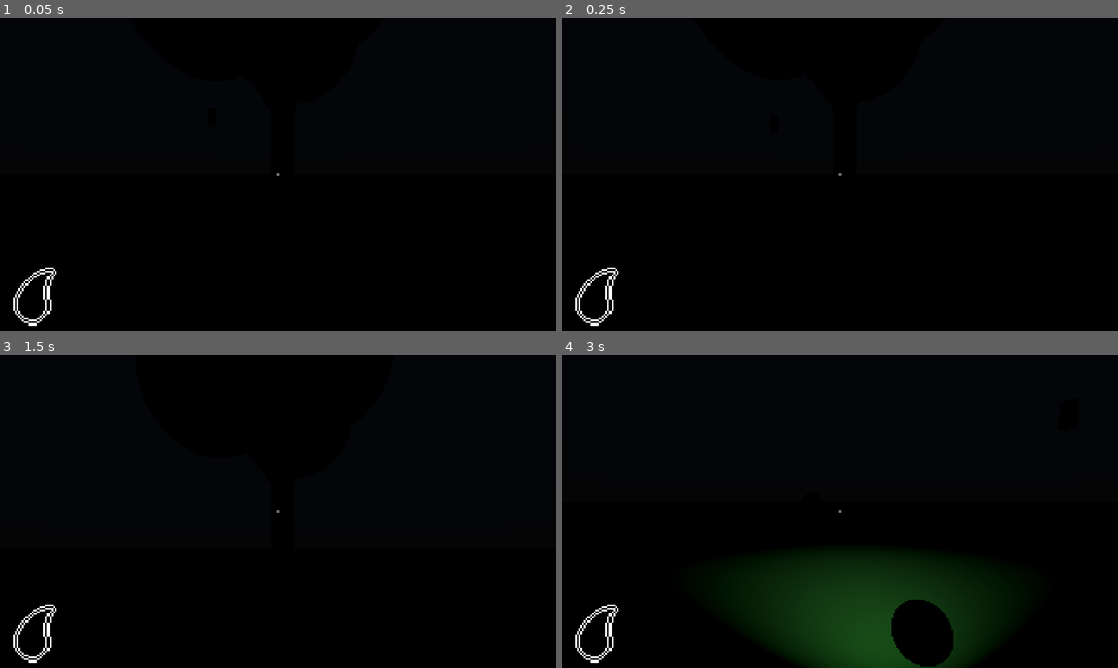
Above: before the commit, frames 1-4 (two rows, left to right).
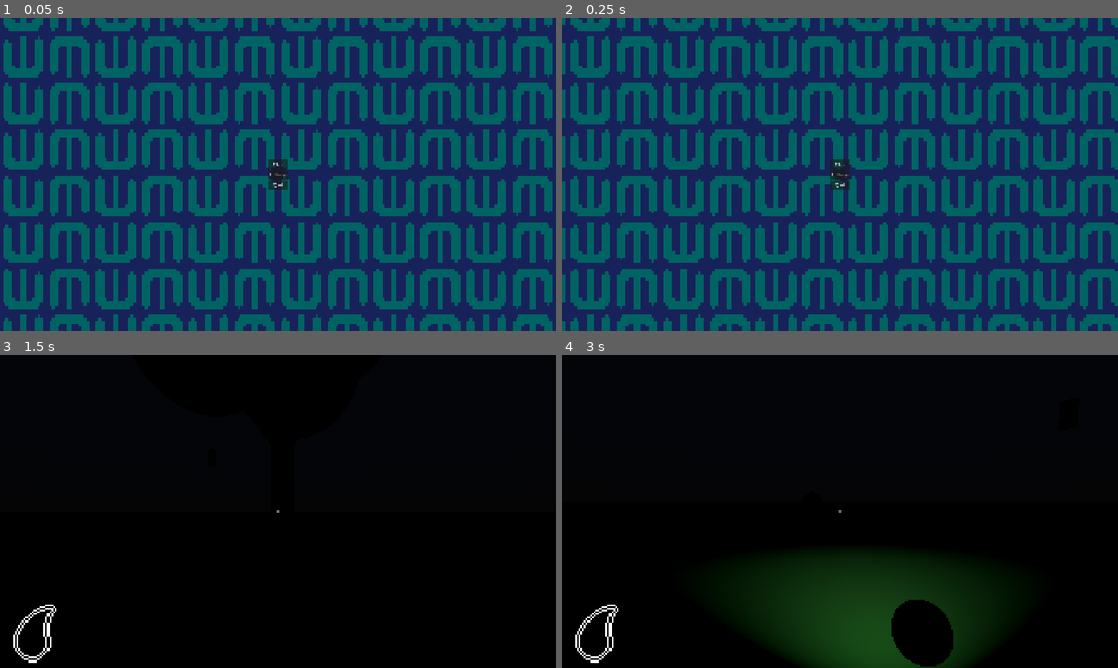
Above: after the commit, the same moments.

Repository: mugrilo18/Need-more
Game: Godot game, scene res://Scenes/UI/ui_manager.tscn
Same seed, same stepped clock (60 frames per second), same inputs: the game is played once before the commit and once after it. Before the commit the project starts from res://Scenes/Components/World/world.tscn.
Inputs (mouse positions are in pixels of both pictures, inside the frame that each line leads up to):
- Up to frame 1 (0.05 s): no input
- Up to frame 2 (0.25 s): no input
- Up to frame 3 (1.5 s): click (278, 511) at 0.5 s, where only the run after the commit has a clickable "Settings"; click (278, 502) at 1.25 s, where only the run after the commit has a clickable "Play"
- Up to frame 4 (3 s): tap Enter at 2 s; move the mouse to (867, 511) at 2.02 s; hold W (move_up) from 2.03 s (still down); tap E (interact) at 2.1 s; tap Space (jump) at 2.27 s; tap R (restart) at 2.75 s; move the mouse to (812, 511) at 2.77 s; tap F (lantern) at 2.85 s

The runs differ from the first frame. In frame 1, 100% of the frame differs, in the area x 0-100%, y 0-100%; in frame 2, 100%; in frame 3, less than 0.1%; in frame 4, nothing differs.

Commit message:
Start creation UI

Diff:
--- /dev/null
+++ b/Assets/Shaders/background_shader.gdshader
@@ -0,0 +1,25 @@
+shader_type canvas_item;
+
+uniform float scroll_speed : hint_range(0.0, 2.0) = 0.05;
+uniform float angle_degrees : hint_range(0.0, 360.0, 1.0) = 45.0;
+uniform float repeat_x : hint_range(1.0, 20.0, 1.0) = 1.0;
+uniform float repeat_y : hint_range(1.0, 20.0, 1.0) = 1.0;
+uniform vec4 tint : source_color = vec4(1.0);
+
+void fragment() {
+	float angle_rad = radians(angle_degrees);
+	vec2 direction = vec2(cos(angle_rad), sin(angle_rad));
+	vec2 offset_uv = UV - (TIME * scroll_speed * direction);
+
+	//tile
+	vec2 scaled_uv = vec2(fract(offset_uv.x * repeat_x), fract(offset_uv.y * repeat_y));
+	vec2 texelSize = vec2(1.0) / vec2(textureSize(TEXTURE, 0));
+	vec2 snappedUV = round(scaled_uv / texelSize) * texelSize;
+
+	COLOR = texture(TEXTURE, snappedUV) * tint;
+}
+
+//void light() {
+//	// Called for every pixel for every light affecting the CanvasItem.
+//	// Uncomment to replace the default light processing function with this one.
+//}
--- /dev/null
+++ b/Scenes/UI/main_menu.gd
@@ -0,0 +1,4 @@
+extends CanvasLayer
+
+func _on_play_btn_button_down() -> void:
+	get_tree().change_scene_to_file("res://Scenes/Components/World/world.tscn")
--- /dev/null
+++ b/Scenes/UI/main_menu.tscn
@@ -0,0 +1,61 @@
+[gd_scene format=3 uid="uid://dxm27h0a6w0ry"]
+
+[ext_resource type="Shader" uid="uid://giv0h0gl8afm" path="res://Assets/Shaders/background_shader.gdshader" id="1_i2xx2"]
+[ext_resource type="Script" uid="uid://dgjok3sm6fxq2" path="res://Scenes/UI/main_menu.gd" id="1_o14dv"]
+[ext_resource type="Texture2D" uid="uid://16wjl1qxxl7v" path="res://Assets/Shaders/Patterns/Pattern02.png" id="2_i2xx2"]
+
+[sub_resource type="ShaderMaterial" id="ShaderMaterial_36iwh"]
+shader = ExtResource("1_i2xx2")
+shader_parameter/scroll_speed = 0.050000002375
+shader_parameter/angle_degrees = 0.0
+shader_parameter/repeat_x = 6.0
+shader_parameter/repeat_y = 6.0
+shader_parameter/tint = Color(1.92523e-07, 0.38840538, 0.3884054, 1)
+
+[node name="MainMenu" type="CanvasLayer" unique_id=579720651]
+script = ExtResource("1_o14dv")
+
+[node name="ColorRect" type="ColorRect" parent="." unique_id=1337480736]
+anchors_preset = 15
+anchor_right = 1.0
+anchor_bottom = 1.0
+grow_horizontal = 2
+grow_vertical = 2
+color = Color(0.09665928, 0.13352588, 0.35456827, 1)
+
+[node name="TextureRect" type="TextureRect" parent="." unique_id=1714712942]
+material = SubResource("ShaderMaterial_36iwh")
+anchors_preset = 15
+anchor_right = 1.0
+anchor_bottom = 1.0
+grow_horizontal = 2
+grow_vertical = 2
+texture = ExtResource("2_i2xx2")
+stretch_mode = 6
+
+[node name="VBoxContainer" type="VBoxContainer" parent="." unique_id=225215283]
+anchors_preset = 8
+anchor_left = 0.5
+anchor_top = 0.5
+anchor_right = 0.5
+anchor_bottom = 0.5
+offset_left = -35.0
+offset_top = -50.5
+offset_right = 35.0
+offset_bottom = 50.5
+grow_horizontal = 2
+grow_vertical = 2
+
+[node name="PlayBtn" type="Button" parent="VBoxContainer" unique_id=1490385997]
+layout_mode = 2
+text = "Play"
+
+[node name="SettingsBtn" type="Button" parent="VBoxContainer" unique_id=6454798]
+layout_mode = 2
+text = "Settings"
+
+[node name="QuitBtn" type="Button" parent="VBoxContainer" unique_id=1366135540]
+layout_mode = 2
+text = "Quit"
+
+[connection signal="button_down" from="VBoxContainer/PlayBtn" to="." method="_on_play_btn_button_down"]
--- /dev/null
+++ b/Scenes/UI/settings_menu.tscn
@@ -0,0 +1,14 @@
+[gd_scene format=3 uid="uid://bhafvfmrwjaqb"]
+
+[node name="SettingsMenu" type="Panel" unique_id=1824474224]
+anchors_preset = 8
+anchor_left = 0.5
+anchor_top = 0.5
+anchor_right = 0.5
+anchor_bottom = 0.5
+offset_left = -20.0
+offset_top = -20.0
+offset_right = 20.0
+offset_bottom = 20.0
+grow_horizontal = 2
+grow_vertical = 2
--- /dev/null
+++ b/Scenes/UI/ui_manager.tscn
@@ -0,0 +1,10 @@
+[gd_scene format=3 uid="uid://cyqcau2b3jsj3"]
+
+[ext_resource type="PackedScene" uid="uid://dxm27h0a6w0ry" path="res://Scenes/UI/main_menu.tscn" id="1_huwks"]
+[ext_resource type="PackedScene" uid="uid://bhafvfmrwjaqb" path="res://Scenes/UI/settings_menu.tscn" id="2_1bij0"]
+
+[node name="UI" type="CanvasLayer" unique_id=1932420857]
+
+[node name="MainMenu" parent="." unique_id=1187022529 instance=ExtResource("1_huwks")]
+
+[node name="SettingsMenu" parent="." unique_id=1824474224 instance=ExtResource("2_1bij0")]
--- a/project.godot
+++ b/project.godot
@@ -11,7 +11,7 @@
 [application]
 
 config/name="Need more"
-run/main_scene="uid://clcenh8kb5q65"
+run/main_scene="uid://cyqcau2b3jsj3"
 config/features=PackedStringArray("4.7", "Forward Plus")
 config/icon="res://Assets/Icons/icon.svg"
 
Binary file added: Assets/Patterns.aseprite
Binary file added: Assets/Shaders/Patterns/Pattern01.png
Not shown, added: Assets/Shaders/Patterns/Pattern01.png.import
Binary file added: Assets/Shaders/Patterns/Pattern02.png
Not shown, added: Assets/Shaders/Patterns/Pattern02.png.import
Not shown, added: Assets/Shaders/background_shader.gdshader.uid
Not shown, added: Scenes/UI/main_menu.gd.uid
